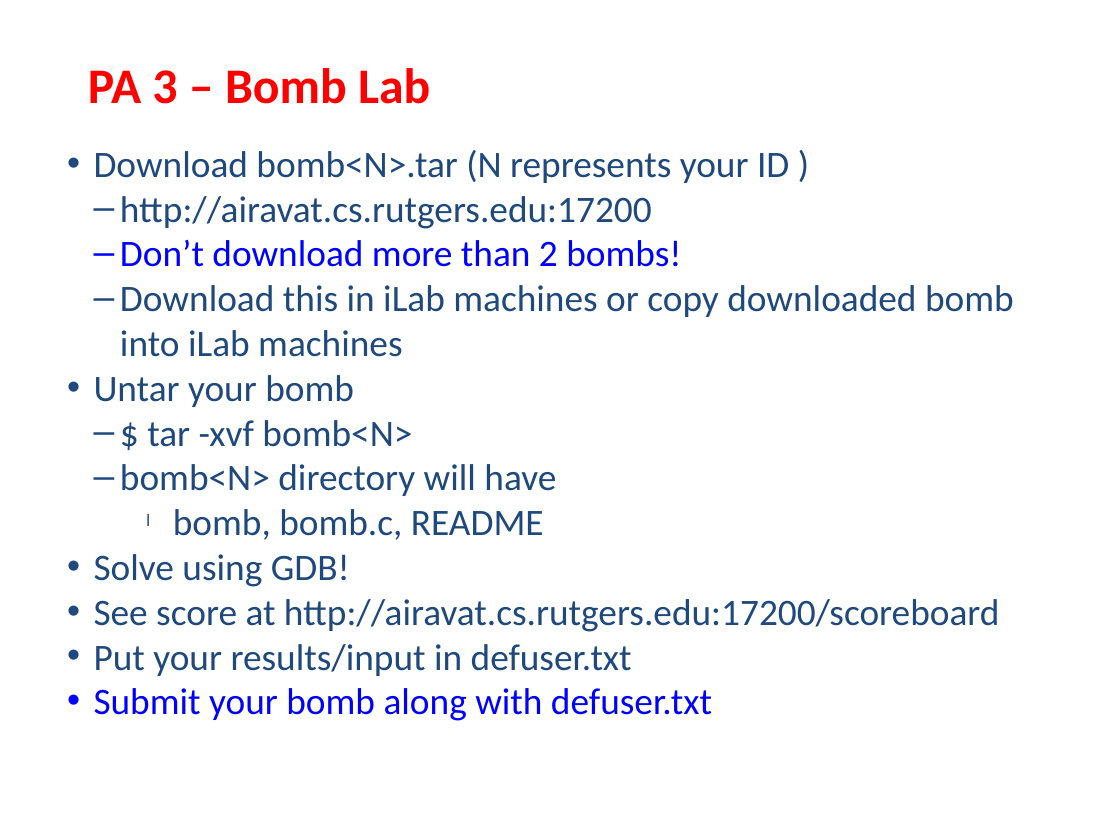
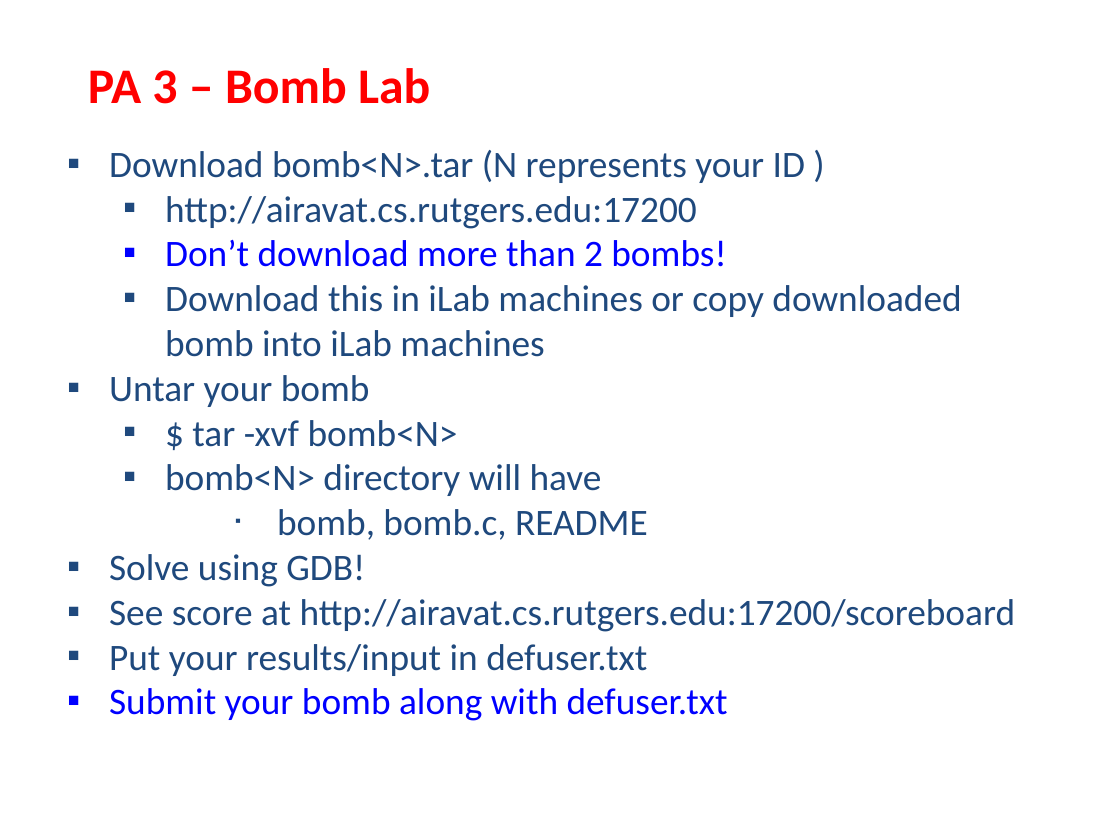
Before and after one commit to USMC1941/CS211-Rutgers, a slide deck: slide 3 of Recitations/Abu Shoeb/7-8 Abu Shoeb.pptx. Drawn at 1120x840 pixels with LibreOffice and Linux fonts; fonts in the diff are those of the drawing. Boxes give left, top, right and bottom in pixels: in the first picture for what was removed or moved away, otherwise in the second. Text is boxed around its words. In the diff, an @@ line names an element or a change of style, - is before the commit and + after.

```diff
--- a/Recitations/Abu Shoeb/7-8 Abu Shoeb.pptx
+++ b/Recitations/Abu Shoeb/7-8 Abu Shoeb.pptx
@@ text "Download bomb<N>.tar (N represents your ..." at (x1=109, y1=150, x2=1016, y2=721): bullet • to ▪; bullet – to ▪; bullet l to ▪ @@
```
Also in this commit, not shown: 21 other slides changed, 9 other files.
